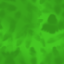
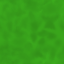
Comparing the layer stacks of the two w=64, h=64 images. Changes:
painted on "Layer 1 copy" over [0, 0, 64, 64]
